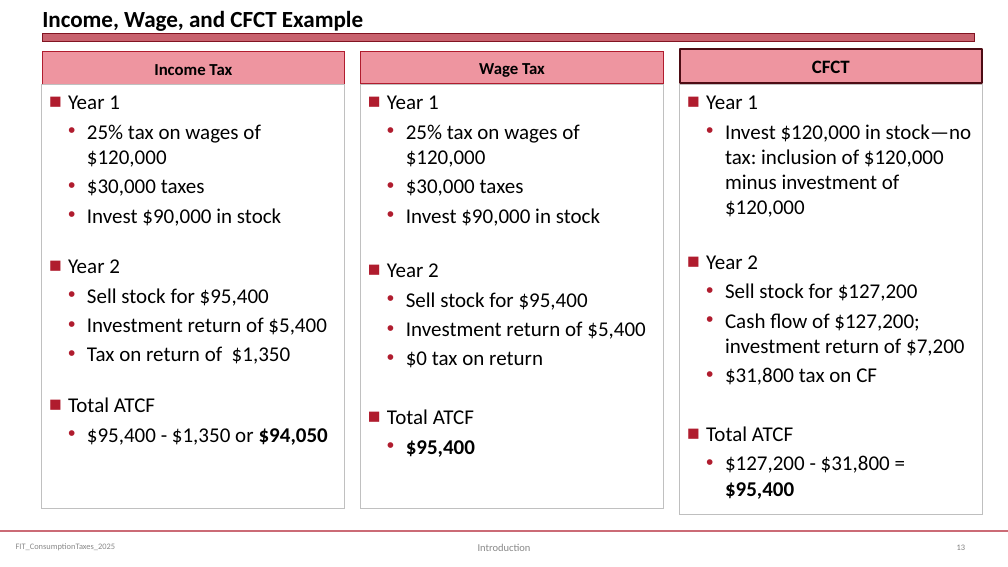
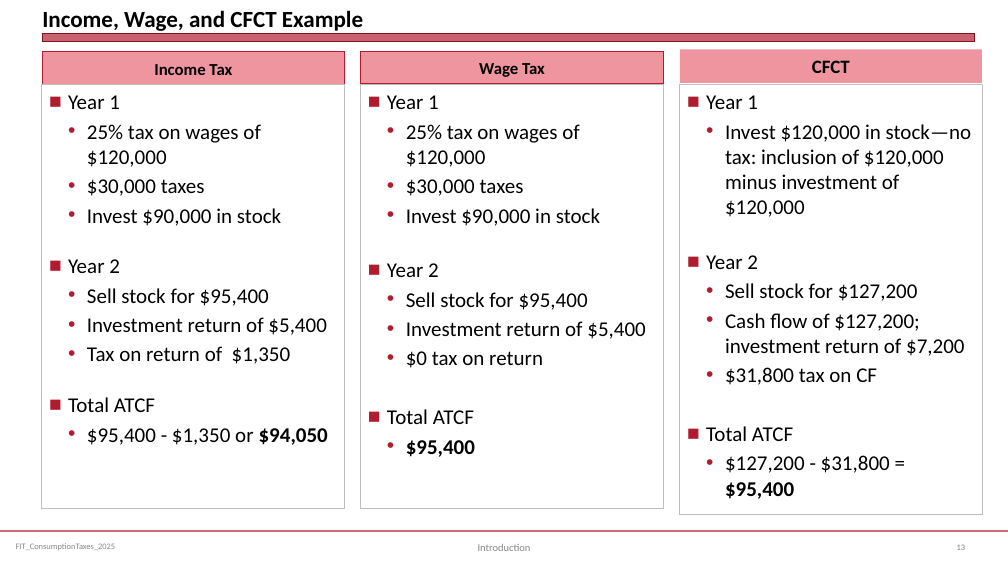
Before and after one commit to jmc877/Fed-Income-Tax, a slide deck: slide 13 of slides/FIT_ConsumptionTaxes_2025S.pptx. Drawn at 1008x567 pixels with LibreOffice and Linux fonts; fonts in the diff are those of the drawing. Boxes give left, top, right and bottom in pixels: in the first picture for what was removed or moved away, otherwise in the second. Text is boxed around its words. In the diff, an @@ line names an element or a change of style, - is before the commit and + after.

```diff
--- a/slides/FIT_ConsumptionTaxes_2025S.pptx
+++ b/slides/FIT_ConsumptionTaxes_2025S.pptx
@@ rectangle "CFCT" at box(680, 49, 982, 82): outline #4D0C14 2 pt to none @@
```
Also in this commit, not shown: 1 other slide changed, 3 other files.
